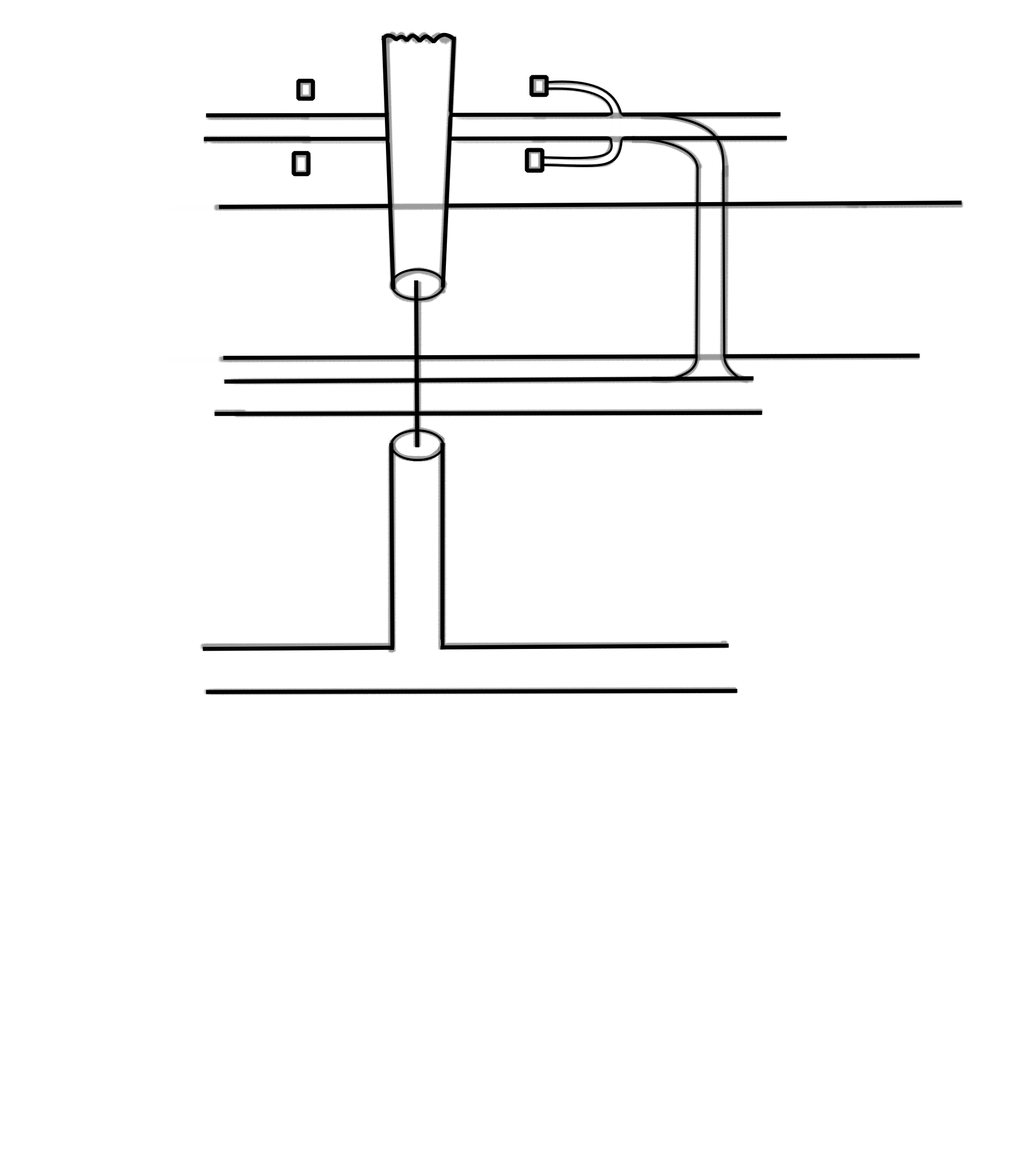
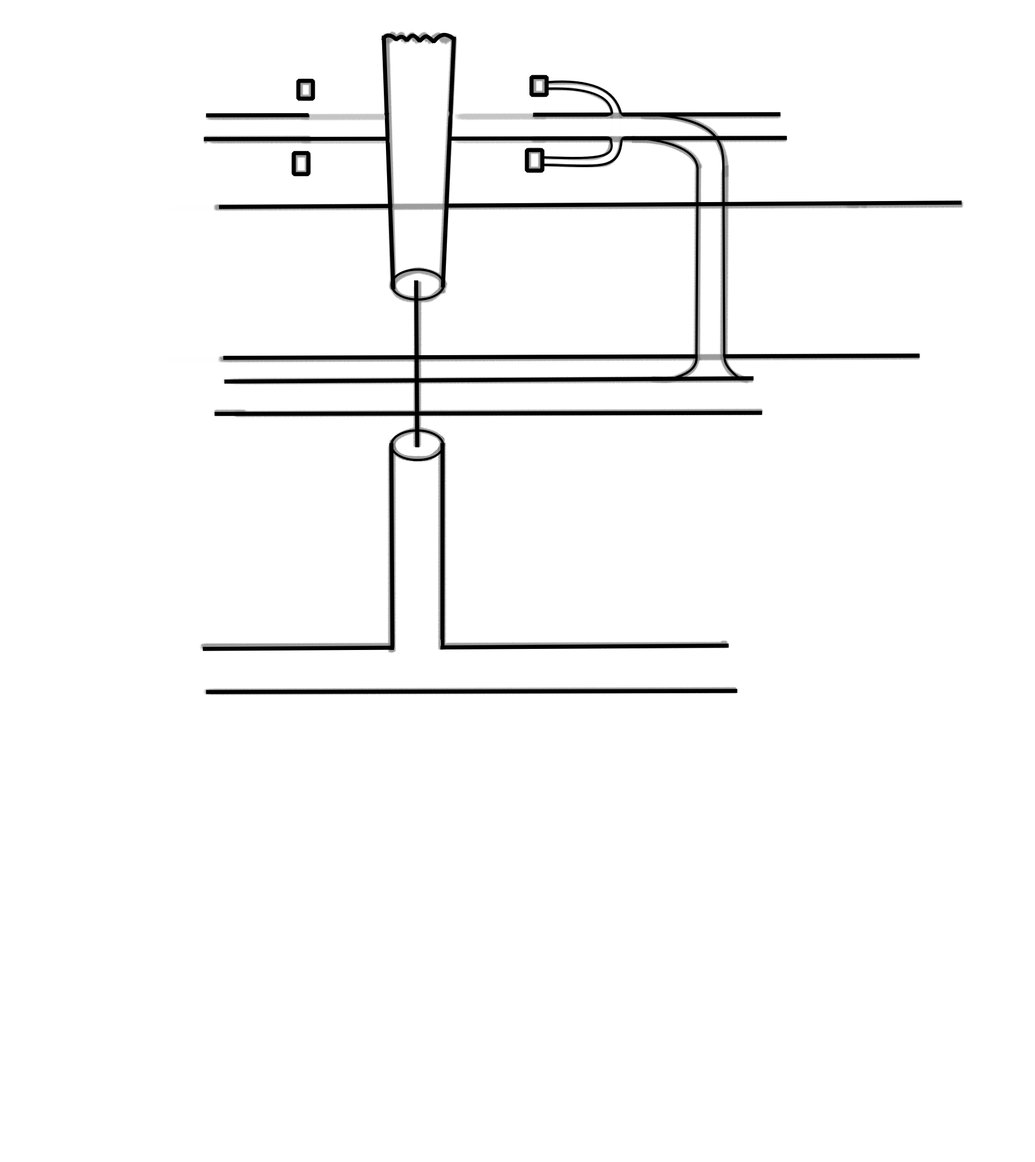
Revision of a layered 1035 x 1162 image; what changed, layer by layer:
pixels changed over bbox(307, 112, 729, 646) (layer not identified)
